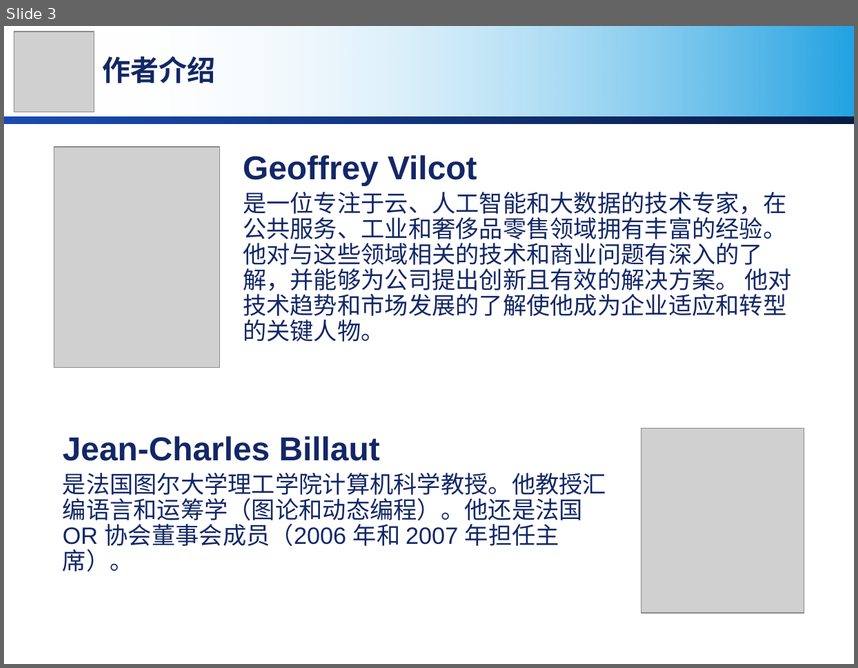
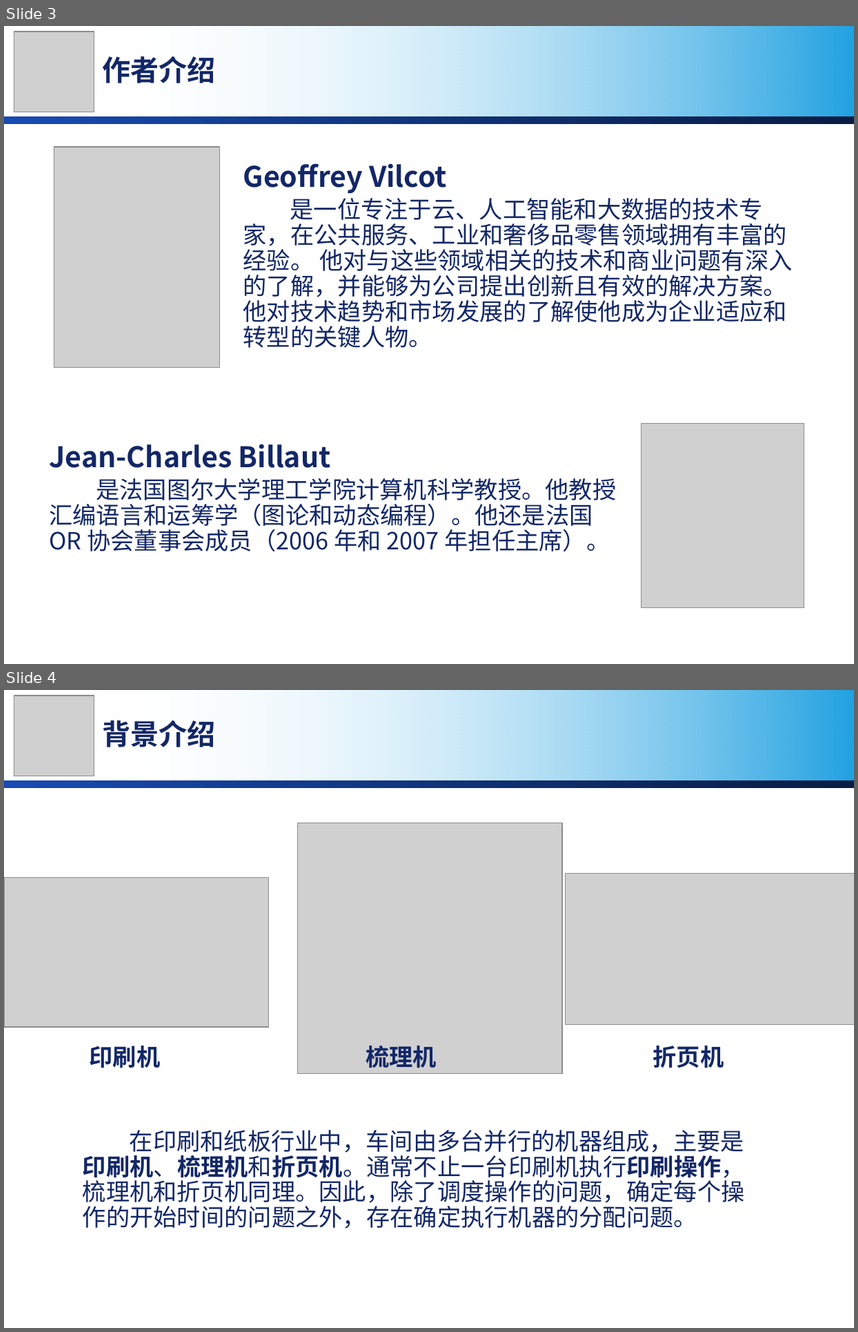
Before and after one commit to MirrichWangD/MUST, a slide deck: 管理學導論/presentation.pptx. Shown one above the other, each under a label of ours: slide 3 before the commit, slides 3 and 4 after it. The pictures are 858x668 and 858x1332 pixels, drawn with LibreOffice and Linux fonts; fonts in the diff are those of the drawing; grey boxes stand for pictures; background and template pictures are left out. Boxes give left, top, right and bottom in pixels: in the first picture for what was removed or moved away, otherwise in the second. Text is boxed around its words. In the diff, an @@ line names an element or a change of style, - is before the commit and + after.

```diff
--- a/管理學導論/presentation.pptx
+++ b/管理學導論/presentation.pptx
@@ slide 4 added at [4,690,854,1328], background #FFFFFF; not listed: 2 template elements that a slide beside it also shows @@
@@ picture added at [14,695,94,775] @@
@@ text added at [103,720,216,747], 24 pt, text #132767, bold @@
+背景介绍
@@ picture added at [298,822,562,1074] @@
@@ picture added at [565,873,854,1024] @@
@@ picture added at [4,877,268,1027] @@
@@ text added at [90,1045,724,1067], 20 pt, text #132767, bold @@
+印刷机 梳理机 折页机
@@ text added at [83,1130,745,1228], 20 pt, text #132767 @@
+在印刷和纸板行业中，车间由多台并行的机器组成，主要是印刷机、梳理机和折页机。通常不止一台印刷机执行印刷操作，梳理机和折页机同理。因此，除了调度操作的问题，确定每个操作的开始时间的问题之外，存在确定执行机器的分配问题。
@@ slide 3 changed as well @@
@@ text "Geoffrey Vilcot": place and size @@
-text "Geoffrey Vilcot" at [243,155,793,341]
+text "Geoffrey Vilcot" at [243,163,793,348]
@@ text "Geoffrey Vilcot" at [243,163,793,348]: size 28 to 24 pt in "Geoffrey Vilcot"; font Arial to Noto Sans CJK SC @@
@@ text "Jean-Charles Billaut": place and size @@
-text "Jean-Charles Billaut" at [63,436,606,571]
+text "Jean-Charles Billaut" at [49,443,616,551]
@@ text "Jean-Charles Billaut" at [49,443,616,551]: size 28 to 24 pt in "Jean-Charles Billaut"; font Arial to Noto Sans CJK SC @@
@@ picture: place and size @@
-picture at [641,428,804,612]
+picture at [641,423,804,608]
```
Also in this commit, not shown: 2 other slides changed, 3 other slides added, 1 slide removed, 1 other file.
